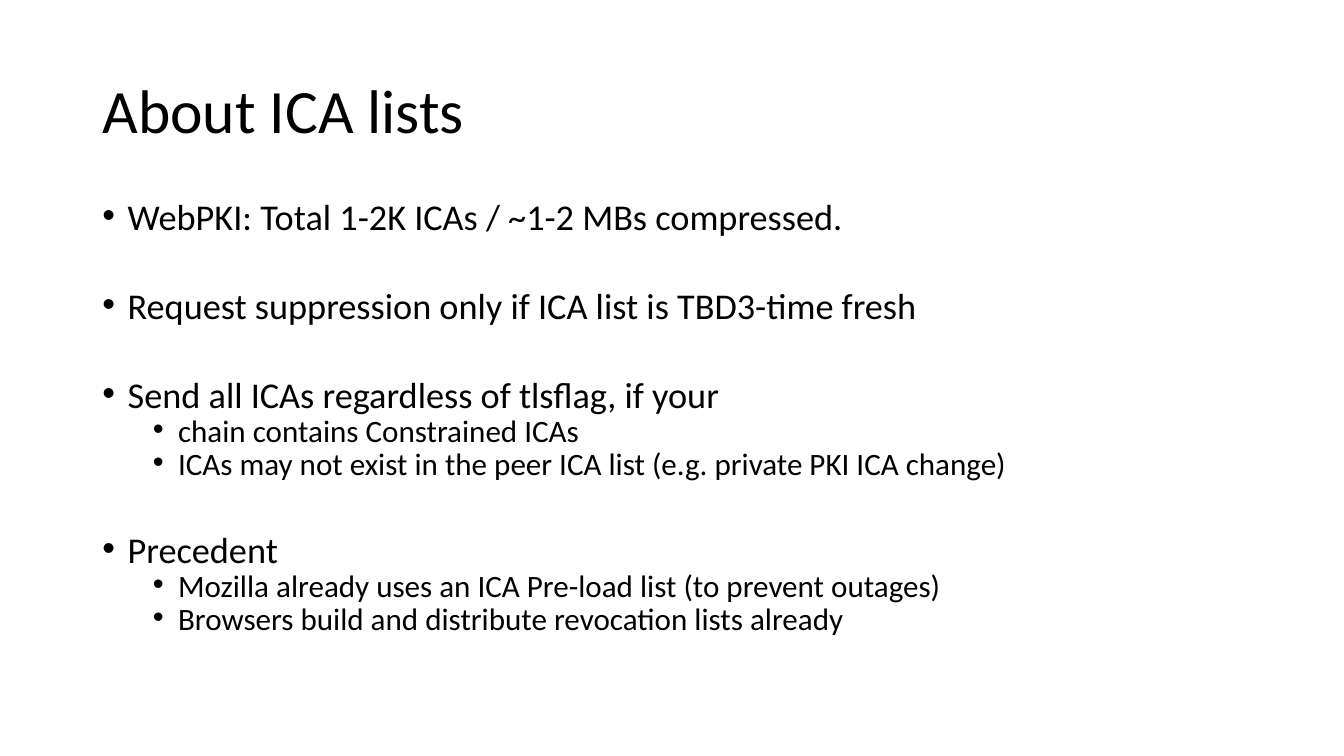
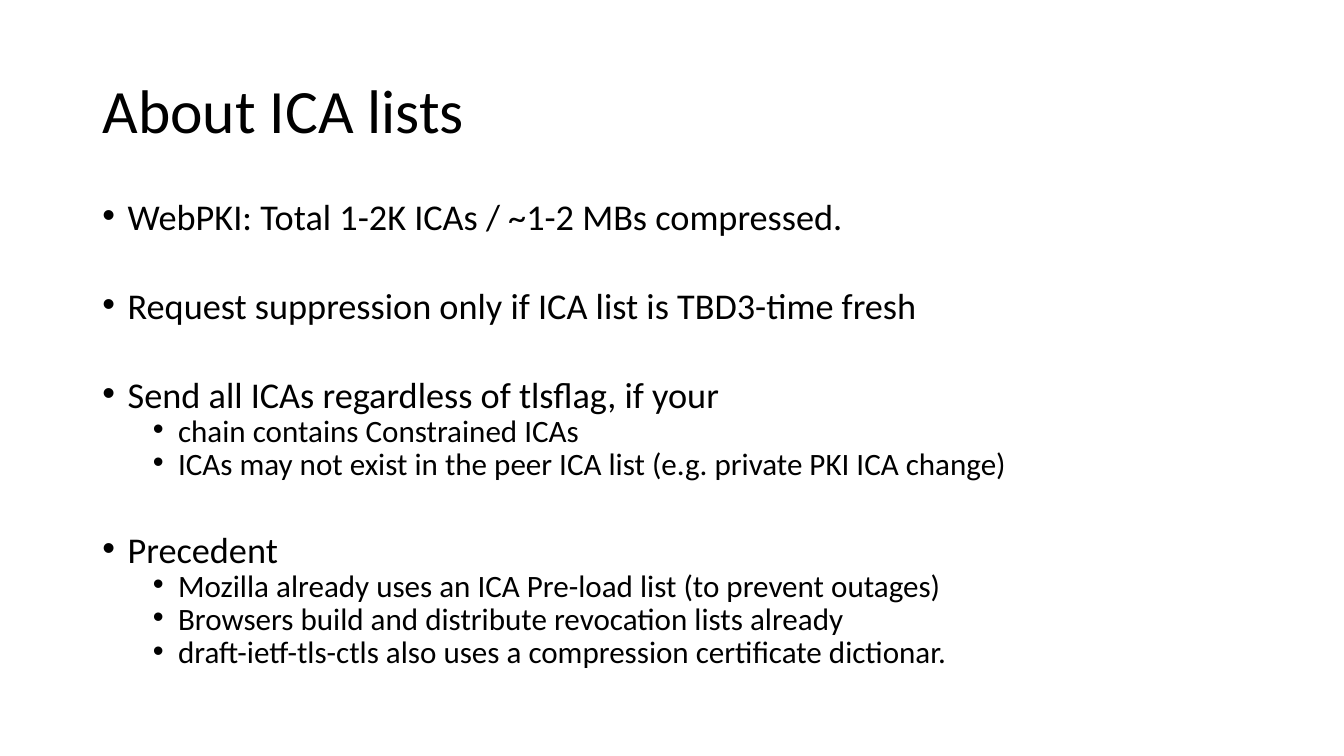
Before and after one commit to csosto-pk/tls-suppress-intermediates, a slide deck: slide 9 of IETF-presos/IETF-113 - draft-kampanakis-tls-scas-latest-00.pptx. Drawn at 1344x756 pixels with LibreOffice and Linux fonts; fonts in the diff are those of the drawing. Boxes give left, top, right and bottom in pixels: in the first picture for what was removed or moved away, otherwise in the second. Text is boxed around its words. In the diff, an @@ line names an element or a change of style, - is before the commit and + after.

Commit message:
Minor change to the preso for IETF-113

```diff
--- a/IETF-presos/IETF-113 - draft-kampanakis-tls-scas-latest-00.pptx
+++ b/IETF-presos/IETF-113 - draft-kampanakis-tls-scas-latest-00.pptx
@@ text at box(178, 641, 946, 668): paragraph added @@
+  • draft-ietf-tls-ctls also uses a compression certificate dictionar.
```
Also in this commit, not shown: 1 other slide changed.
